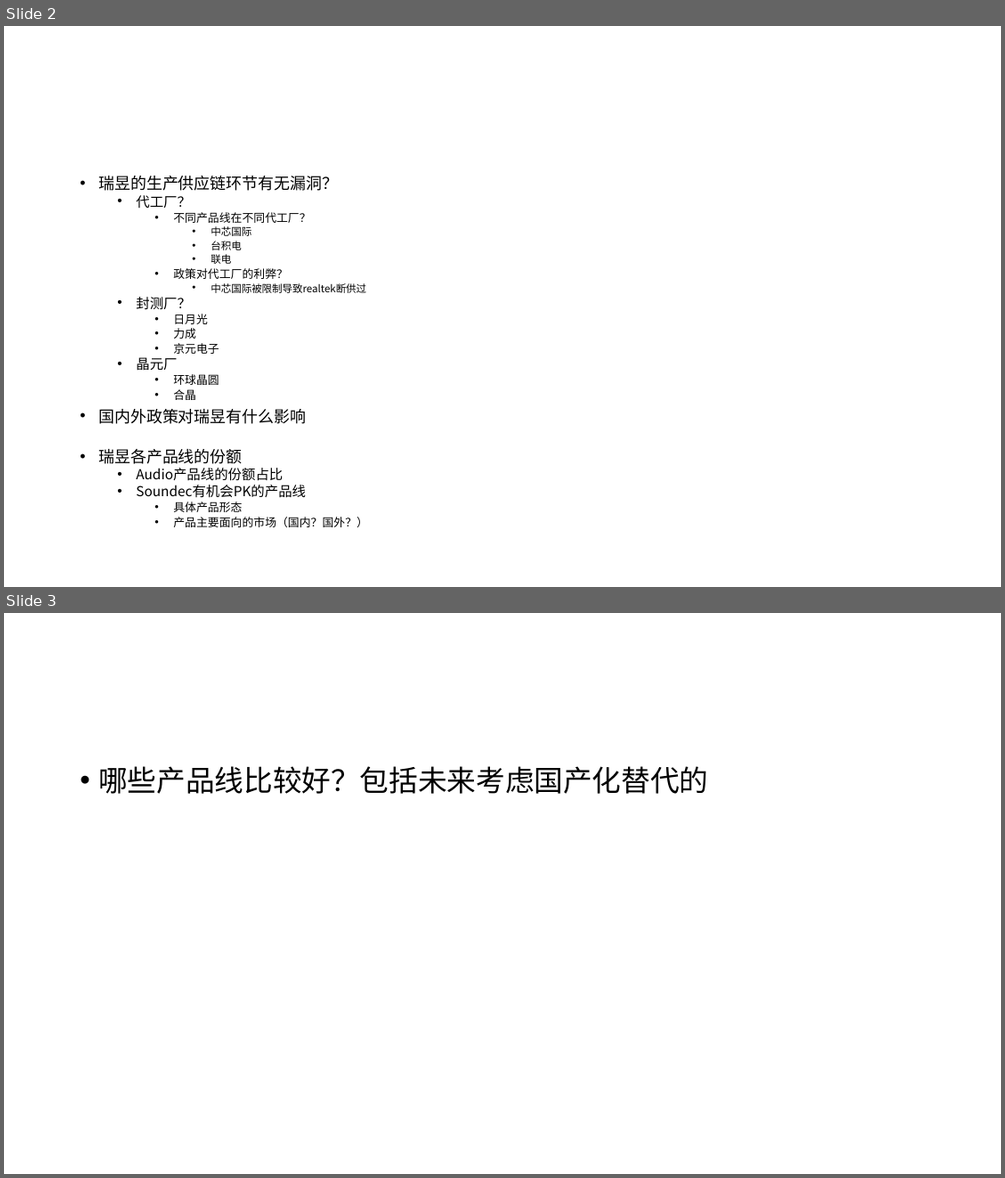
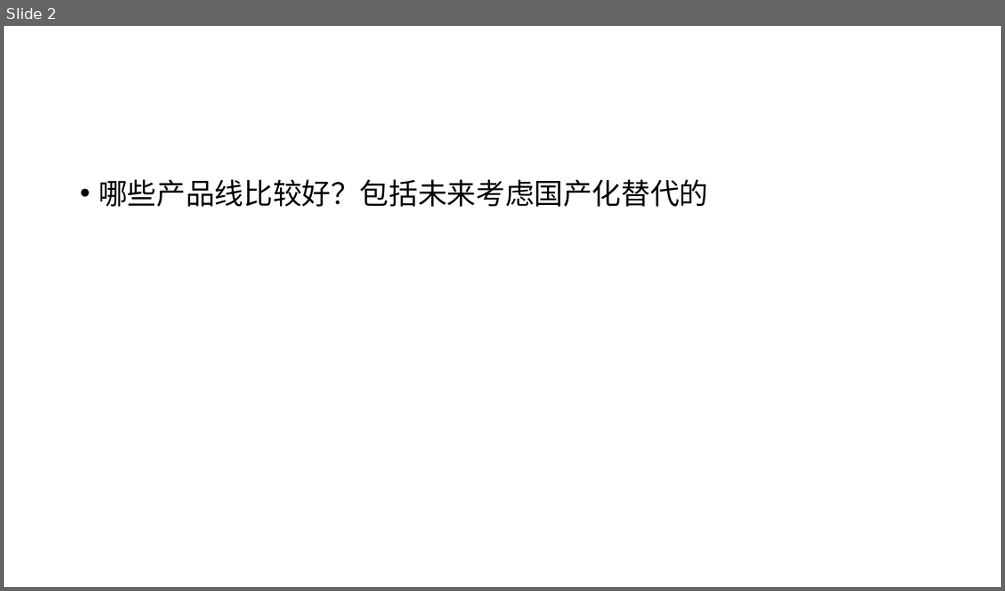
Before and after one commit to rosabai666/soundec, a slide deck: 2023/02产品/SNC8x/01)竞品分析/00)竞品芯片分析/品牌产品路线分析/Realtek/Realtek产品线分析2.pptx. Shown one above the other, each under a label of ours: slides 2 and 3 before the commit, slide 2 after it. The pictures are 1005x1178 and 1005x591 pixels, drawn with LibreOffice and Linux fonts; fonts in the diff are those of the drawing. Boxes give left, top, right and bottom in pixels: in the first picture for what was removed or moved away, otherwise in the second. Text is boxed around its words. In the diff, an @@ line names an element or a change of style, - is before the commit and + after.

```diff
--- a/2023/02产品/SNC8x/01)竞品分析/00)竞品芯片分析/品牌产品路线分析/Realtek/Realtek产品线分析2.pptx
+++ b/2023/02产品/SNC8x/01)竞品分析/00)竞品芯片分析/品牌产品路线分析/Realtek/Realtek产品线分析2.pptx
@@ slide 2 removed at box(4, 26, 1001, 587), background #FFFFFF @@
@@ text removed at box(98, 176, 368, 527) @@
-• 瑞昱的生产供应链环节有无漏洞？
-  • 代工厂？
-    • 不同产品线在不同代工厂？
-      • 中芯国际
-      • 台积电
-      • 联电
-    • 政策对代工厂的利弊？
-      • 中芯国际被限制导致realtek断供过
-  • 封测厂？
-    • 日月光
-    • 力成
-    • 京元电子
-  • 晶元厂
-    • 环球晶圆
-    • 合晶
-• 国内外政策对瑞昱有什么影响
-• 瑞昱各产品线的份额
-  • Audio产品线的份额占比
-  • Soundec有机会PK的产品线
-    • 具体产品形态
-    • 产品主要面向的市场（国内？国外？）
@@ what was slide 3 is now slide 2 @@
```
Also in this commit, not shown: 9 slides changed, 1 slide added, 10 other slides removed, 9 other files.
